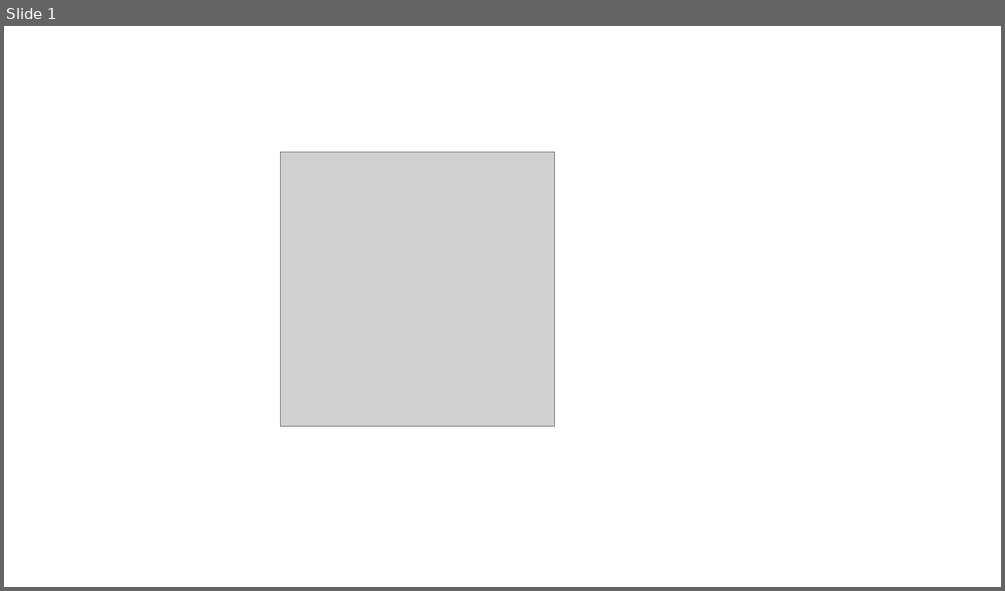
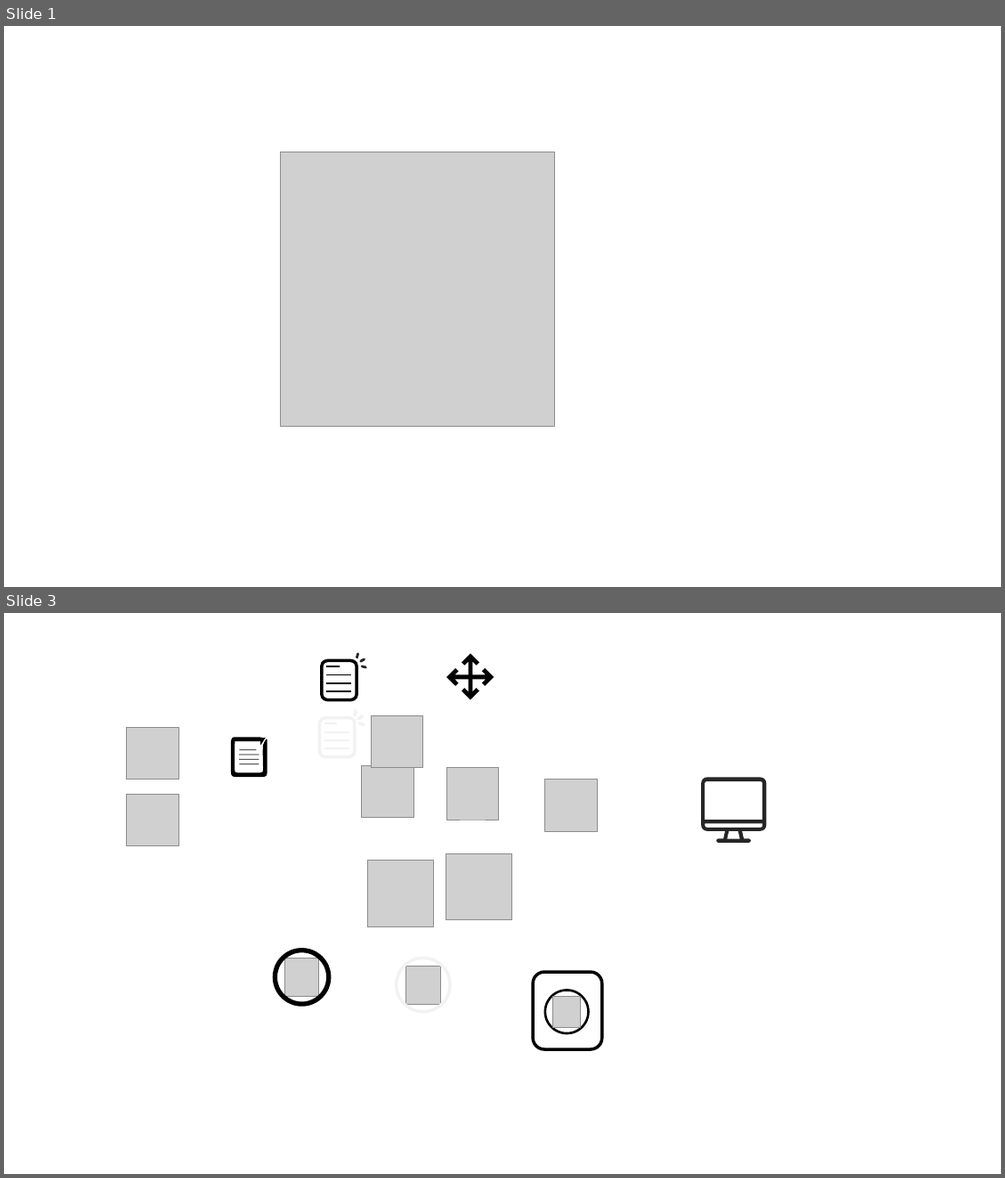
Before and after one commit to ghost-ng/Ghostman, a slide deck: ghostman/assets/icons.pptx. Shown one above the other, each under a label of ours: slide 1 before the commit, slides 1 and 3 after it; the slides between them are not shown. The pictures are 1005x591 and 1005x1178 pixels, drawn with LibreOffice and Linux fonts; fonts in the diff are those of the drawing; grey boxes stand for pictures. Boxes give left, top, right and bottom in pixels: in the first picture for what was removed or moved away, otherwise in the second. Text is boxed around its words. In the diff, an @@ line names an element or a change of style, - is before the commit and + after.

```diff
--- a/ghostman/assets/icons.pptx
+++ b/ghostman/assets/icons.pptx
@@ slide 3 added at box(4, 613, 1001, 1174), background #FFFFFF @@
@@ group added at box(322, 652, 368, 699): 4 lines, 3 freeform shapes, 1 rounded rectangle @@
@@ group added at box(446, 653, 494, 699): 4 freeform shapes @@
@@ picture added at box(372, 716, 423, 768) @@
@@ picture added at box(127, 728, 178, 779) @@
@@ group added at box(320, 709, 365, 756): 4 lines, 3 freeform shapes, 1 rounded rectangle @@
@@ group added at box(231, 737, 267, 777): 5 freeform shapes @@
@@ picture added at box(362, 765, 413, 817) @@
@@ picture added at box(446, 768, 498, 820) @@
@@ picture added at box(127, 794, 178, 845) @@
@@ picture added at box(545, 779, 597, 831) @@
@@ freeform shape added at box(701, 778, 766, 843), fill #262626 @@
@@ picture added at box(367, 860, 433, 926) @@
@@ picture added at box(446, 854, 512, 920) @@
@@ ellipse added at box(275, 950, 329, 1004), outline #000000 4.5 pt @@
@@ picture added at box(284, 957, 319, 996) @@
@@ ellipse added at box(396, 957, 451, 1012), outline #F2F2F2 3 pt @@
@@ picture added at box(406, 965, 441, 1004) @@
@@ rounded rectangle added at box(533, 972, 601, 1050), outline #000000 3 pt @@
@@ ellipse added at box(545, 989, 589, 1033), fill #FFFFFF, outline #000000 2.25 pt @@
@@ picture added at box(553, 996, 581, 1027) @@
```
Also in this commit, not shown: 1 other slide added.
